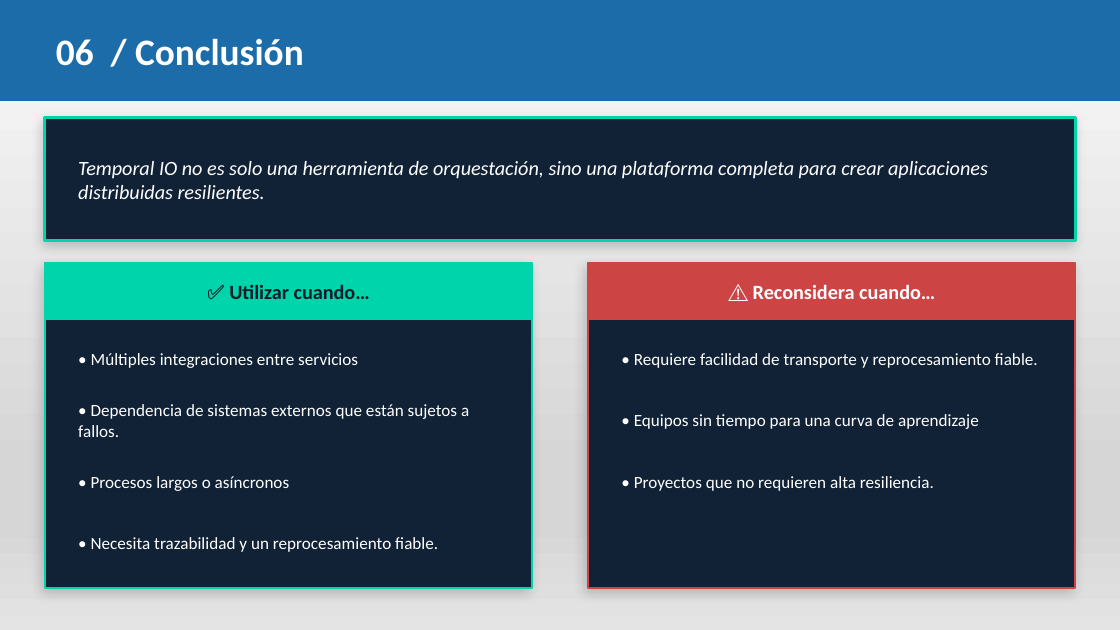
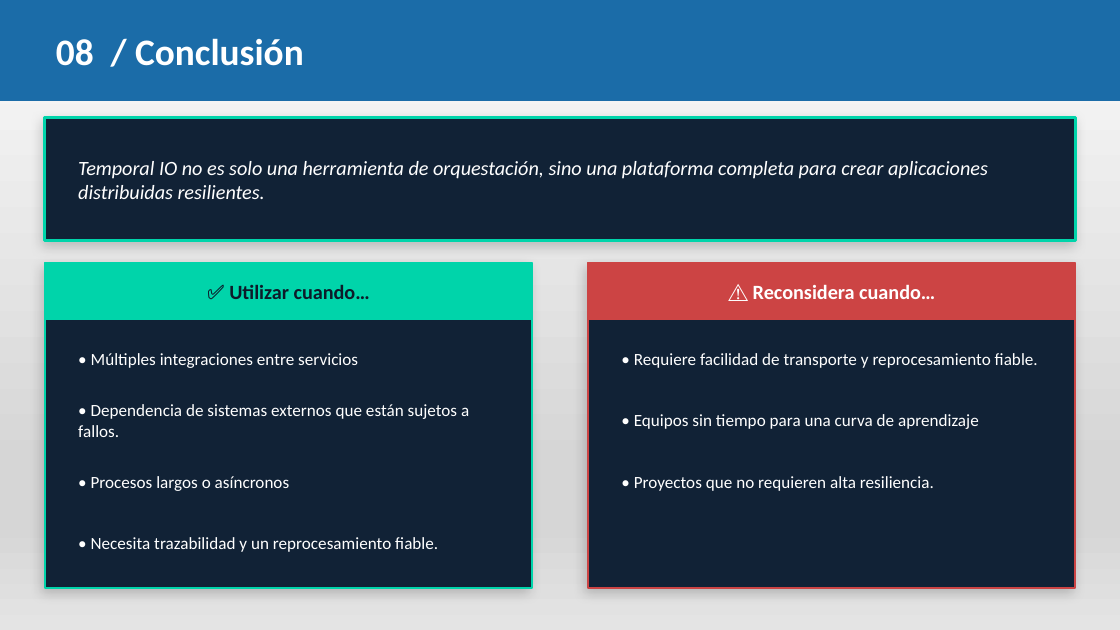
Before and after one commit to pedro-bvf/Temporal-IO, a slide deck: slide 10 of Temporal_IO_es.pptx (slide 11 before the commit). Drawn at 1120x630 pixels with LibreOffice and Linux fonts; fonts in the diff are those of the drawing. Boxes give left, top, right and bottom in pixels: in the first picture for what was removed or moved away, otherwise in the second. Text is boxed around its words. In the diff, an @@ line names an element or a change of style, - is before the commit and + after.

```diff
--- a/Temporal_IO_es.pptx
+++ b/Temporal_IO_es.pptx
@@ text at (56, 38, 304, 66): text changed @@
-06 / Conclusión
+08 / Conclusión
```
Also in this commit, not shown: 6 other slides changed, 1 slide added, 2 slides removed, 3 other files.
